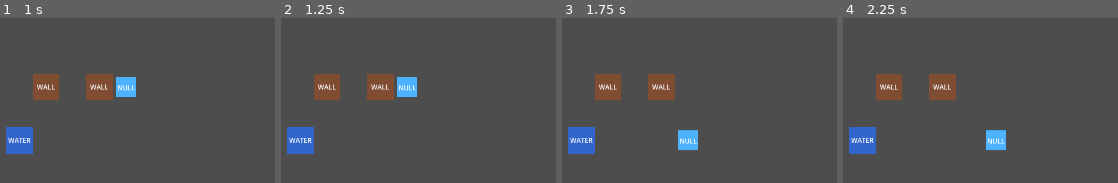
Above: before the commit, frames 1-4 (left to right).
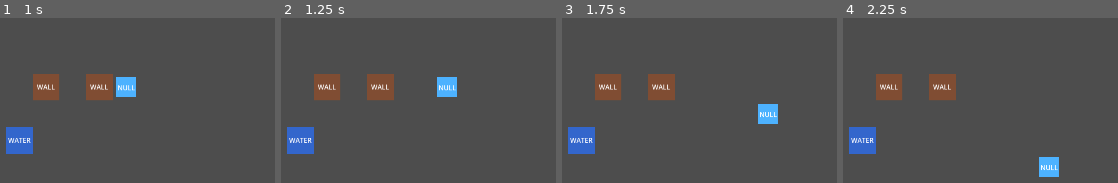
Above: after the commit, the same moments.

Repository: Lem0naise/damaskus
Game: Godot game, scene res://ingame.tscn
The game is run twice, just before and just after one commit, with the same random seed, the same clock (stepped at 60 frames per second) and the same inputs. This scene is started directly instead of the project's main scene.
Inputs:
- Up to frame 1 (1 s): tap Enter at 0.5 s; hold Right (ui_right) from 0.53 s (still down); hold A (ui_a) from 0.53 s (still down); tap D (ui_d) at 0.8 s
- Up to frame 2 (1.25 s): keep holding Right (ui_right); keep holding A (ui_a)
- Up to frame 3 (1.75 s): release Right (ui_right) at 1.28 s; release A (ui_a) at 1.28 s; hold Down (ui_down) from 1.28 s (still down); tap D (ui_d) at 1.35 s; tap S (ui_s) at 1.55 s
- Up to frame 4 (2.25 s): release Down (ui_down) at 2.03 s; hold Right (ui_right) from 2.03 s (still down); hold S (ui_s) from 2.03 s (still down)

Frame 1 is identical in both runs. In frame 2, 1.8% of the frame differs, in the area x 42-64%, y 35-48%; in frame 3, 1.8%; in frame 4, 1.8%.

Commit message:
Enhance player movement mechanics with input buffering and cooldowns

Diff:
--- a/scripts/entities/Player.gd
+++ b/scripts/entities/Player.gd
@@ -7,7 +7,15 @@
 # Movement
 var grid_position: Vector2i = Vector2i.ZERO
 var is_moving: bool = false
-var move_speed: float = 8.0  # Speed of grid transition animation
+var move_speed: float = 15.0  # Speed of grid transition animation
+
+# Input buffering
+var next_move: Vector2i = Vector2i.ZERO  # Only buffer one move
+var move_cooldown: float = 0.0
+const HELD_KEY_DELAY = 0.12  # Delay between moves when holding a key
+const HELD_KEY_INITIAL_DELAY = 0.25  # Initial delay before key starts repeating
+var held_key_timer: float = 0.0
+var last_held_direction: Vector2i = Vector2i.ZERO
 
 # Mask system
 enum MaskType { NONE, GOLEM, SPIRIT, MIRROR, MIMIC }
@@ -27,27 +35,75 @@
 	update_mask_properties()
 
 func _process(delta):
-	if not is_moving:
-		handle_input()
-	else:
+	# Update cooldown timer
+	if move_cooldown > 0:
+		move_cooldown -= delta
+
+	# Update held key timer
+	if held_key_timer > 0:
+		held_key_timer -= delta
+
+	# Handle input
+	handle_input()
+
+	# Process movement
+	if is_moving:
 		animate_movement(delta)
+	elif next_move != Vector2i.ZERO and move_cooldown <= 0:
+		# Execute the one buffered move
+		var buffered_move = next_move
+		next_move = Vector2i.ZERO
+		try_move(buffered_move)
 
 func handle_input():
 	var input_dir = Vector2i.ZERO
+	var is_just_pressed = false
 
-	# Get input direction
+	# Check for just_pressed input (highest priority - always register)
 	if Input.is_action_just_pressed("ui_right") or Input.is_action_just_pressed("ui_d"):
 		input_dir = Vector2i.RIGHT
+		is_just_pressed = true
+		held_key_timer = HELD_KEY_INITIAL_DELAY
+		last_held_direction = input_dir
 	elif Input.is_action_just_pressed("ui_left") or Input.is_action_just_pressed("ui_a"):
 		input_dir = Vector2i.LEFT
+		is_just_pressed = true
+		held_key_timer = HELD_KEY_INITIAL_DELAY
+		last_held_direction = input_dir
 	elif Input.is_action_just_pressed("ui_down") or Input.is_action_just_pressed("ui_s"):
 		input_dir = Vector2i.DOWN
+		is_just_pressed = true
+		held_key_timer = HELD_KEY_INITIAL_DELAY
+		last_held_direction = input_dir
 	elif Input.is_action_just_pressed("ui_up") or Input.is_action_just_pressed("ui_w"):
 		input_dir = Vector2i.UP
+		is_just_pressed = true
+		held_key_timer = HELD_KEY_INITIAL_DELAY
+		last_held_direction = input_dir
 
-	# Move if input detected
+	# If no just_pressed, check for held keys (only after initial delay)
+	if not is_just_pressed and not is_moving and move_cooldown <= 0 and held_key_timer <= 0:
+		if Input.is_action_pressed("ui_right") or Input.is_action_pressed("ui_d"):
+			input_dir = Vector2i.RIGHT
+		elif Input.is_action_pressed("ui_left") or Input.is_action_pressed("ui_a"):
+			input_dir = Vector2i.LEFT
+		elif Input.is_action_pressed("ui_down") or Input.is_action_pressed("ui_s"):
+			input_dir = Vector2i.DOWN
+		elif Input.is_action_pressed("ui_up") or Input.is_action_pressed("ui_w"):
+			input_dir = Vector2i.UP
+		else:
+			# No keys held, reset timer
+			held_key_timer = 0
+			last_held_direction = Vector2i.ZERO
+
+	# Process the input
 	if input_dir != Vector2i.ZERO:
-		try_move(input_dir)
+		if is_moving:
+			# Only buffer ONE move, and only the most recent
+			next_move = input_dir
+		elif move_cooldown <= 0:
+			# Execute immediately
+			try_move(input_dir)
 
 func try_move(direction: Vector2i):
 	var target_grid_pos = grid_position + direction
@@ -56,6 +112,7 @@
 	if can_move_to(target_grid_pos):
 		grid_position = target_grid_pos
 		is_moving = true
+		move_cooldown = HELD_KEY_DELAY  # Set cooldown for next move
 
 func can_move_to(target_pos: Vector2i) -> bool:
 	# In NULL state (intangible), can move anywhere
